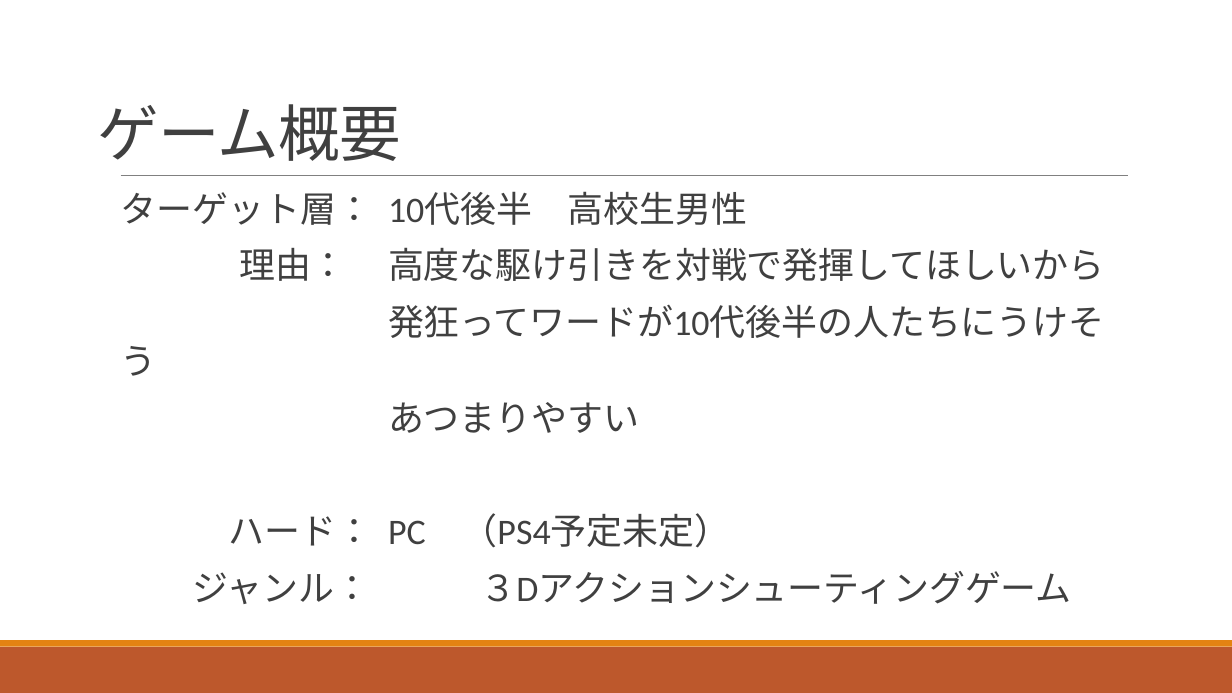
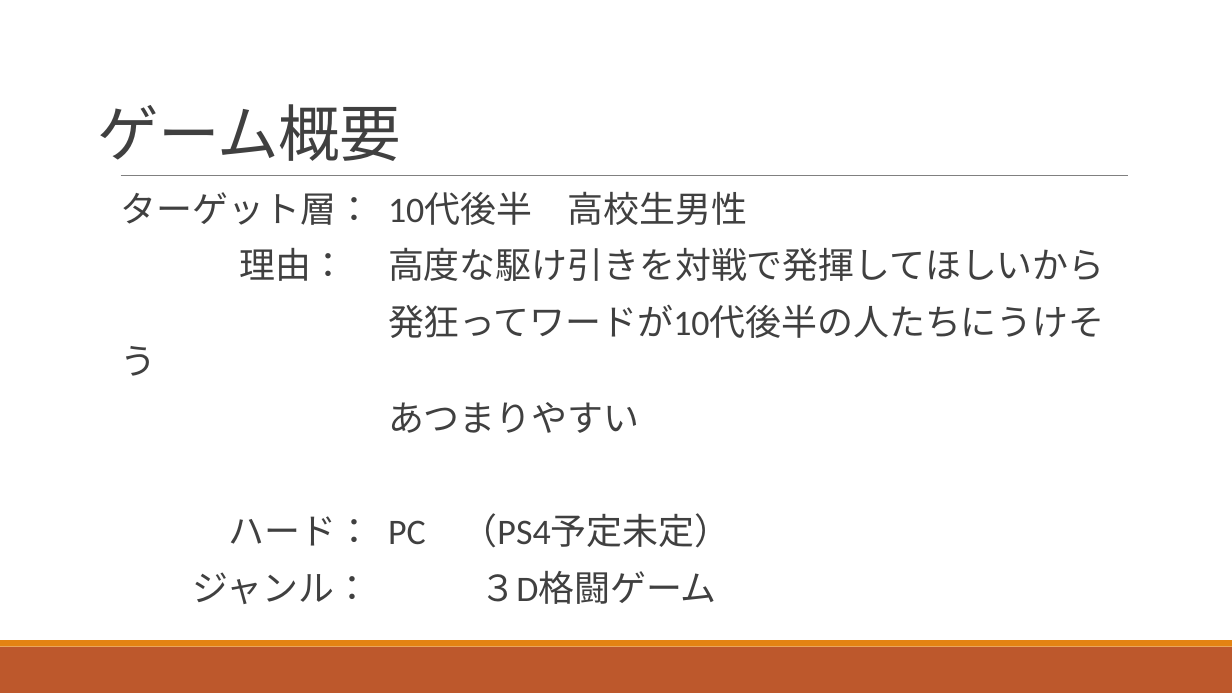
Before and after one commit to Specification/SpaceBattleShip, a slide deck: slide 3 of doc/企画書.pptx. Drawn at 1232x693 pixels with LibreOffice and Linux fonts; fonts in the diff are those of the drawing. Boxes give left, top, right and bottom in pixels: in the first picture for what was removed or moved away, otherwise in the second. Text is boxed around its words. In the diff, an @@ line names an element or a change of style, - is before the commit and + after.

```diff
--- a/doc/企画書.pptx
+++ b/doc/企画書.pptx
@@ text at box(193, 571, 716, 604): text changed @@
-  ジャンル： ３Dアクションシューティングゲーム
+  ジャンル： ３D格闘ゲーム
```
Also in this commit, not shown: 1 other file.
